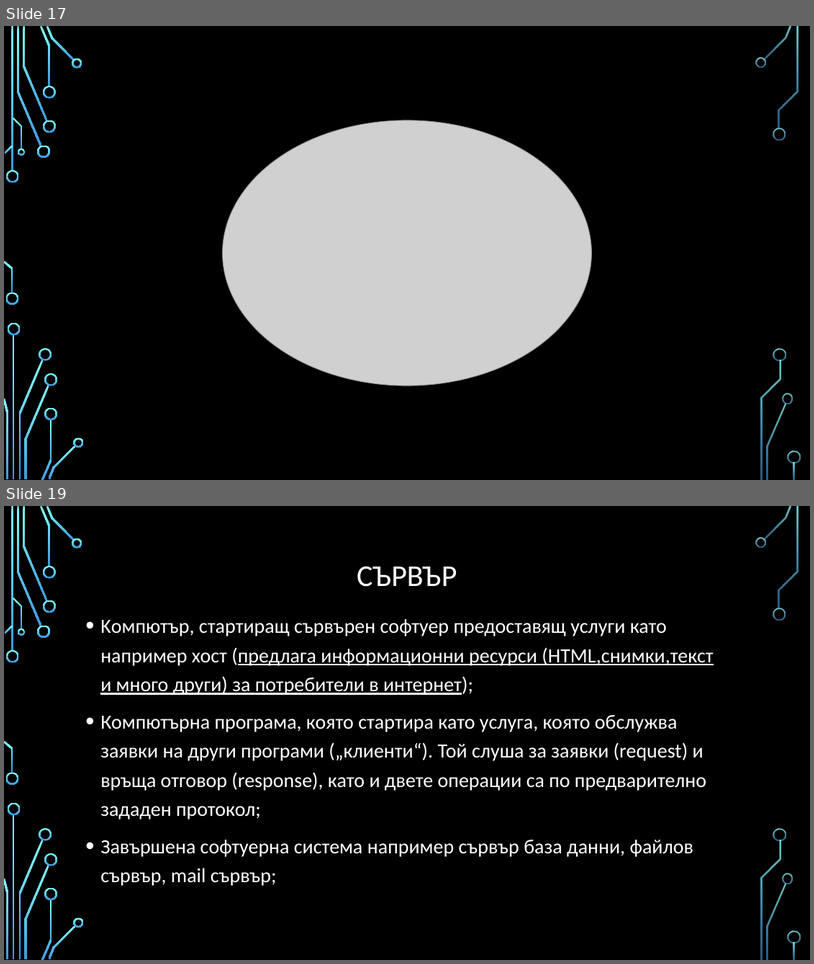
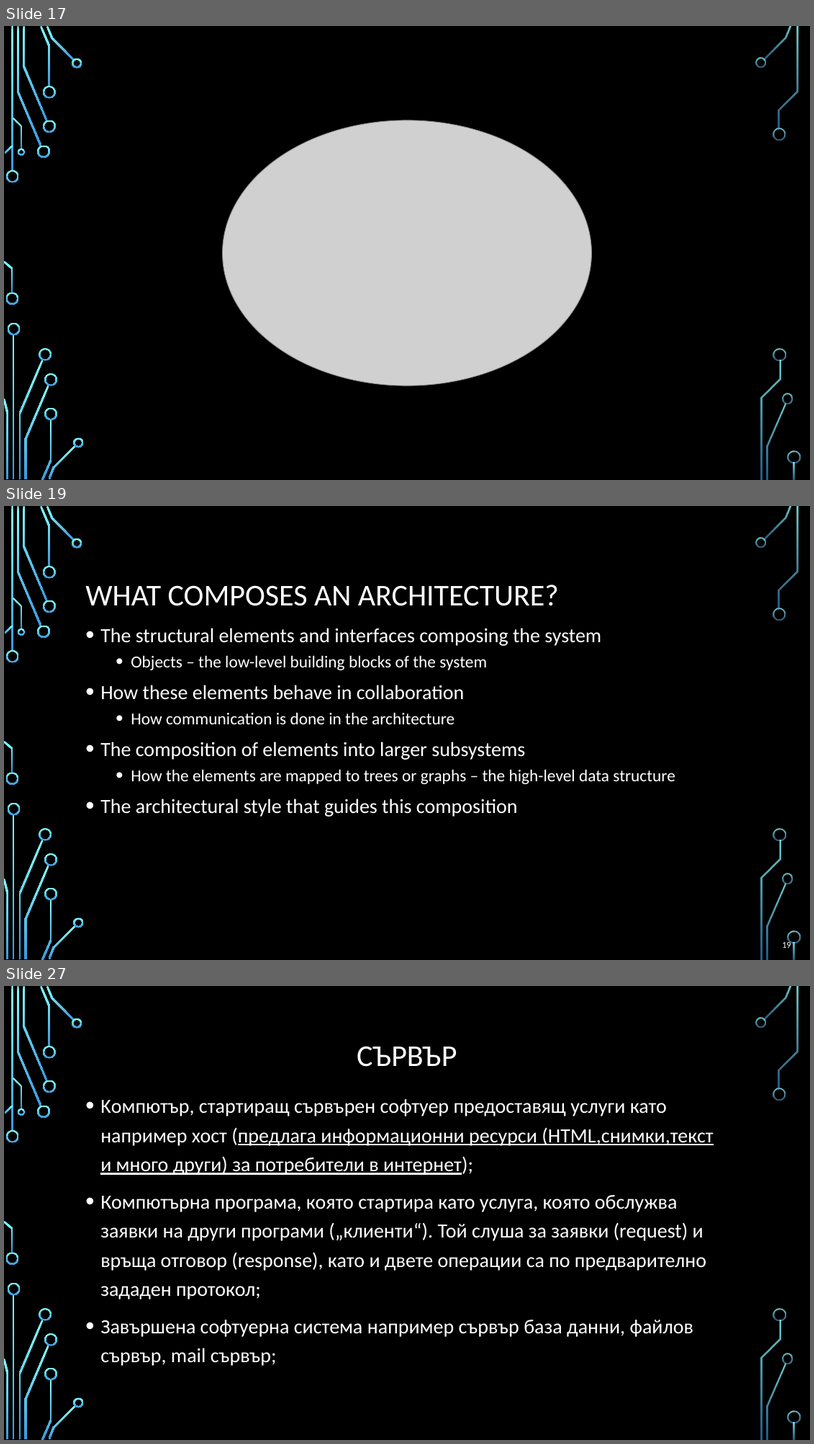
Before and after one commit to profjordanov/hybrid-app-development, a slide deck: 00. Lecture/basics_and_beyond.pptx. Shown one above the other, each under a label of ours: slides 17 and 19 before the commit, slides 17, 19 and 27 after it; the slides between them are not shown. The pictures are 814x964 and 814x1444 pixels, drawn with LibreOffice and Linux fonts; fonts in the diff are those of the drawing; grey boxes stand for pictures; background and template pictures are left out. Boxes give left, top, right and bottom in pixels: in the first picture for what was removed or moved away, otherwise in the second. Text is boxed around its words. In the diff, an @@ line names an element or a change of style, - is before the commit and + after.

```diff
--- a/00. Lecture/basics_and_beyond.pptx
+++ b/00. Lecture/basics_and_beyond.pptx
@@ slide 19 added at (4,506,810,960), background picture (left out); not listed: 36 template elements that a slide beside it also shows @@
@@ title added at (85,584,559,606), 36 pt, text #FFFFFF @@
+WHAT COMPOSES AN ARCHITECTURE?
@@ text added at (100,628,676,816), 24 pt, text #FFFFFF @@
+• The structural elements and interfaces composing the system
+  • Objects – the low-level building blocks of the system
+• How these elements behave in collaboration
+  • How communication is done in the architecture
+• The composition of elements into larger subsystems
+  • How the elements are mapped to trees or graphs – the high-level data structure
+• The architectural style that guides this composition
@@ page number added at (782,940,791,947), 10.5 pt, text #FFFFFF @@
+19
@@ what was slide 19 is now slide 27 @@
```
Also in this commit, not shown: 7 other slides added.
